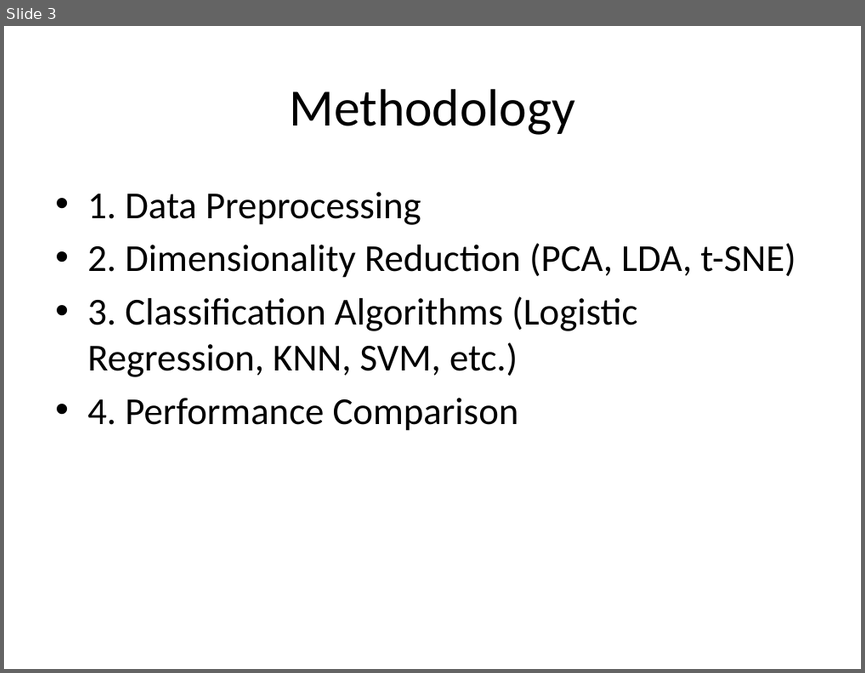
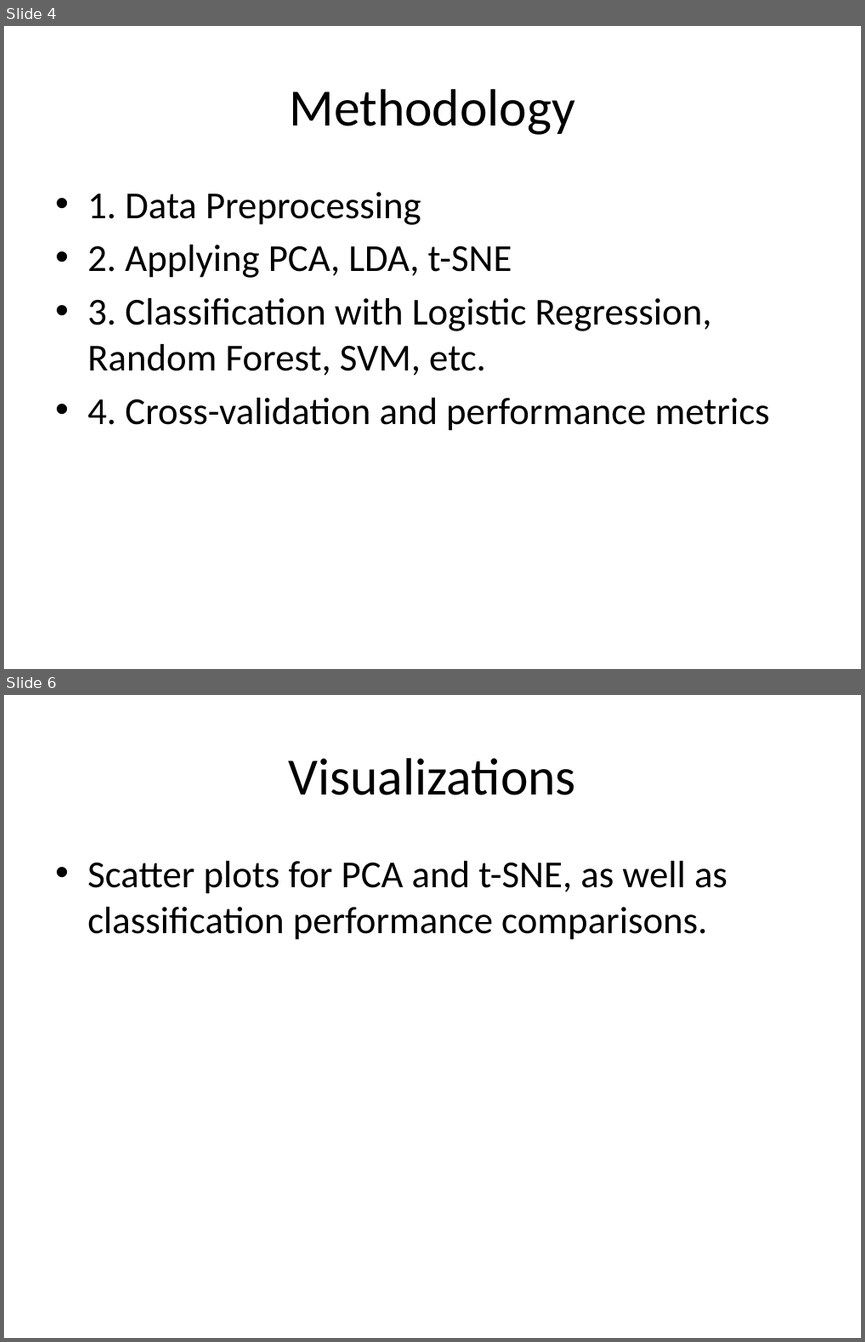
Before and after one commit to firatkaanbitmez/pattern-recognition, a slide deck: breast-cancer-analysis/Documents/breast_cancer.pptx. Shown one above the other, each under a label of ours: slide 3 before the commit, slides 4 and 6 after it; the slides between them are not shown. The pictures are 865x673 and 865x1342 pixels, drawn with LibreOffice and Linux fonts; fonts in the diff are those of the drawing. Boxes give left, top, right and bottom in pixels: in the first picture for what was removed or moved away, otherwise in the second. Text is boxed around its words. In the diff, an @@ line names an element or a change of style, - is before the commit and + after.

```diff
--- a/breast-cancer-analysis/Documents/breast_cancer.pptx
+++ b/breast-cancer-analysis/Documents/breast_cancer.pptx
@@ slide 6 added at bbox=[4, 695, 861, 1338], background #FFFFFF @@
@@ title added at bbox=[288, 758, 576, 795], 44 pt, text #000000 @@
+Visualizations
@@ text added at bbox=[87, 861, 727, 940], 32 pt, text #000000 @@
+• Scatter plots for PCA and t-SNE, as well as classification performance comparisons.
@@ what was slide 3 is now slide 4 @@
@@ slide 4 changed as well @@
@@ text at bbox=[87, 244, 770, 431]: text changed @@
-• 2. Dimensionality Reduction (PCA, LDA, t-SNE)
-• 3. Classification Algorithms (Logistic Regression, KNN, SVM, etc.)
-• 4. Performance Comparison
+• 2. Applying PCA, LDA, t-SNE
+• 3. Classification with Logistic Regression, Random Forest, SVM, etc.
+• 4. Cross-validation and performance metrics
```
Also in this commit, not shown: 3 other slides changed, 2 other slides added, 5 other files.
